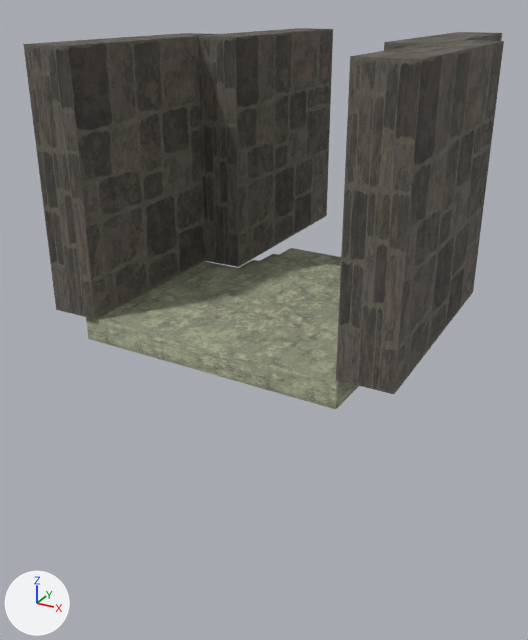
The glTF model BaseFramework 3D/Asset/Models/Terrains/Map/Castle/Stairs/Stairs.gltf as it was, and as the next commit left it.
Both versions are drawn from a camera (50 mm lens) standing at (13.4, -19.8, 11.2) and looking at (-1.4, 7.2, -2.3). Arrows for +X, +Y and +Z are at lower left; the lights stay in place. The older version comes first. Vertices at exactly the same position are counted once.

In view in the first picture: 'pedestal', '立方体.001', '立方体.002', '立方体.004', '立方体.005'.
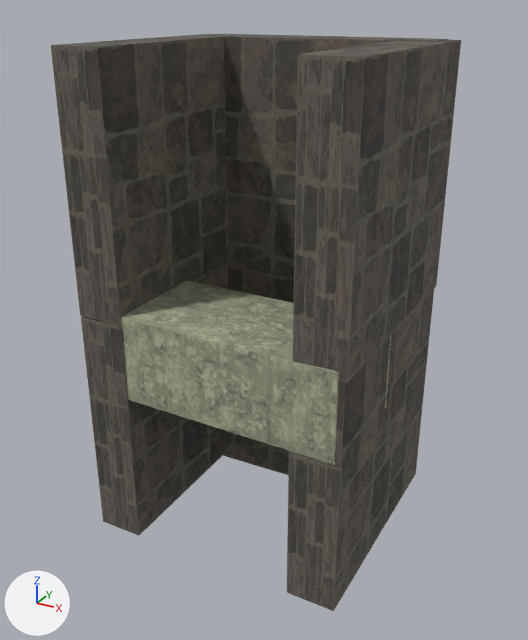
Boxes [x1, y1, x2, y2] around the edits, measured in the pictures (528 x 640 px):
'立方体.002', moved: before [336, 40, 504, 394]; after [293, 40, 461, 383]
'立方体.001', moved: before [23, 33, 215, 319]; after [51, 34, 229, 326]
'立方体.005', moved: before [198, 28, 333, 267]; after [81, 265, 232, 536]
'pedestal', moved, rescaled: before [86, 248, 359, 409]; after [95, 280, 391, 465]
'立方体.004', moved: before [384, 32, 502, 51]; after [287, 289, 434, 611]
'立方体.003', surface changed: [200, 34, 448, 278] in both
'立方体.007', added: after [223, 267, 294, 475]

The change, as a diff of the scene's bpy script:
```diff
--- a/BaseFramework 3D/Asset/Models/Terrains/Map/Castle/Stairs/Stairs.gltf.py
+++ b/BaseFramework 3D/Asset/Models/Terrains/Map/Castle/Stairs/Stairs.gltf.py
@@ mat_マテリアル_003 @@
 n1 = _N.new('ShaderNodeOutputMaterial'); n1.name = 'Material Output'
-n2 = _N.new('ShaderNodeMath'); n2.name = 'Math'
-n2.operation = 'SUBTRACT'
-n2.inputs[0].default_value = 1.0  # 'Value'
-n3 = _N.new('ShaderNodeMath'); n3.name = 'Math.001'
-n3.operation = 'LESS_THAN'
-n4 = _N.new('ShaderNodeMath'); n4.name = 'Math.002'
-n4.operation = 'MULTIPLY'
-n4.inputs[1].default_value = 0.0  # 'Value'
 n5 = _N.new('ShaderNodeTexImage'); n5.name = 'Image Texture'
@@ mat_マテリアル_003 @@
 n0 = _N.new('ShaderNodeBsdfPrincipled'); n0.name = 'Principled BSDF'
 _L.new(n0.outputs[0], n1.inputs[0])  # 'BSDF' to 'Surface'
-_L.new(n2.outputs[0], n0.inputs[4])  # 'Value' to 'Alpha'
-_L.new(n3.outputs[0], n2.inputs[1])  # 'Value' to 'Value'
-_L.new(n4.outputs[0], n3.inputs[0])  # 'Value' to 'Value'
 _L.new(n5.outputs[0], n0.inputs[0])  # 'Color' to 'Base Color'
-_L.new(n5.outputs[1], n4.inputs[0])  # 'Alpha' to 'Value'
@@ me_立方体_006 @@
-me_立方体_006.from_pydata(...)  # 8 vertices, 12 faces; spans x -6.99..-4.95, y -0.01..10.0, z -0.29..9.71
+me_立方体_006.from_pydata(...)  # 8 vertices, 12 faces; spans x -5.73..-3.69, y -0.01..10.0, z -0.29..9.71
+# me_立方体_006 part 1: the whole mesh is moved by (1.26, 0.0, 0.0)
 me_立方体_006.materials.append(mat_マテリアル_001)
@@ me_立方体_007 @@
-me_立方体_007.from_pydata(...)  # 8 vertices, 12 faces; spans x 5.24..7.28, y -0.05..9.95, z -0.29..9.71
+me_立方体_007.from_pydata(...)  # 8 vertices, 12 faces; spans x 3.65..5.69, y -0.05..9.95, z -0.29..9.71
+# me_立方体_007 part 2: the whole mesh is moved by (-1.59, 0.0, 0.0)
 me_立方体_007.materials.append(mat_マテリアル_002)
@@ me_cube_001 @@
-me_cube_001.from_pydata(...)  # 180 vertices, 314 faces; spans x -5.59..5.59, y -0.15..13.84, z -1.32..-0.32
+me_cube_001.from_pydata(...)  # 180 vertices, 314 faces; spans x -5.59..5.59, y -0.09..8.03, z -3.66..-0.05
+# me_cube_001 part 3: the whole mesh is scaled about its middle by (1, 0.58, 3.61), then moved by (0.0, -2.87, -1.04)
 me_cube_001.materials.append(mat_stone_4)
@@ me_立方体_009 @@
-me_立方体_009.from_pydata(...)  # 8 vertices, 12 faces; spans x 3.69..5.74, y 6.79..16.79, z -0.27..9.73
+me_立方体_009.from_pydata(...)  # 8 vertices, 12 faces; spans x 3.57..5.61, y -0.05..9.95, z -10.14..-0.14
+# me_立方体_009 part 4: the whole mesh is moved by (-0.13, -6.84, -9.87)
 me_立方体_009.materials.append(mat_マテリアル_004)
@@ me_立方体_010 @@
-me_立方体_010.from_pydata(...)  # 8 vertices, 12 faces; spans x -5.18..-3.14, y 7.92..17.93, z -0.29..9.71
+me_立方体_010.from_pydata(...)  # 8 vertices, 12 faces; spans x -5.71..-3.67, y -0.01..10.0, z -10.33..-0.33
+# me_立方体_010 part 5: the whole mesh is moved by (-0.53, -7.93, -10.05)
 me_立方体_010.materials.append(mat_マテリアル_005)
@@ ob_pedestal @@
 ob_pedestal = bpy.data.objects.new('pedestal', me_cube_001)
-ob_pedestal.location = (0.0, 0.0, 0.0)
+ob_pedestal.location = (0.0, 0.0, 0.11)
@@ ob_立方体_007 @@
+ob_立方体_007 = bpy.data.objects.new('立方体.007', me_立方体_012)  # 8 vertices, 12 faces; spans x -4.93..5.12, y 7.85..10.11, z -11.03..-0.38; in mat_マテリアル_004 (picture img_stone_c)
+ob_立方体_007.location = (0.0, 0.0, 0.0)
```
